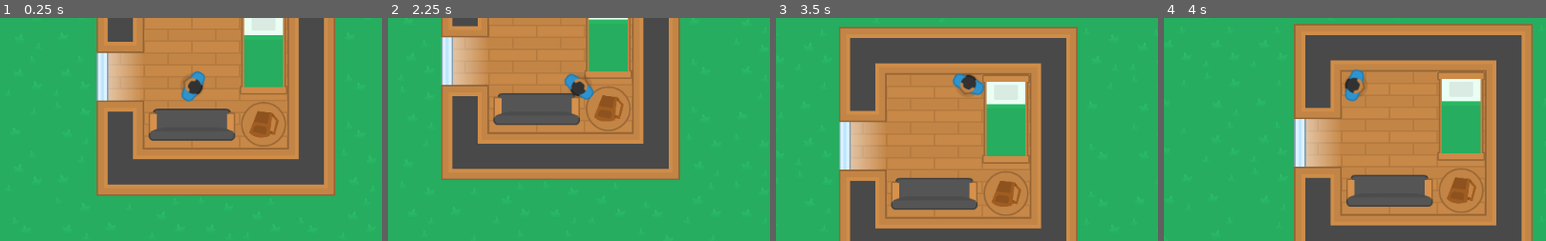
Above: before the commit, frames 1-4 (left to right).
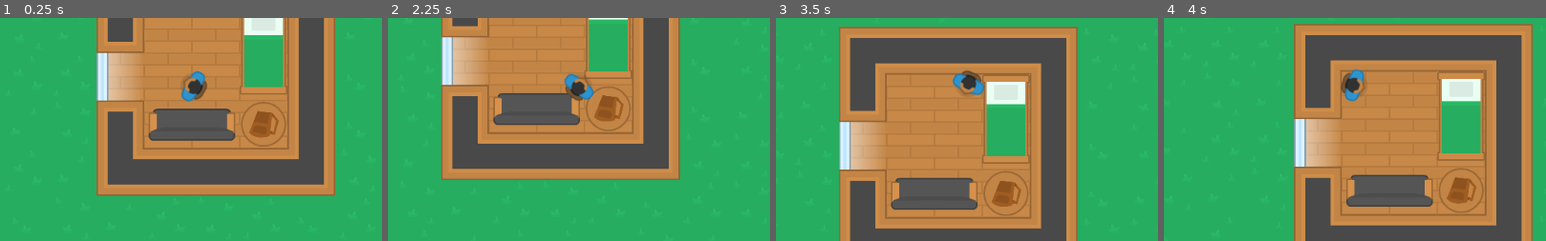
Above: after the commit, the same moments.

Repository: BrunoM24/Top-Down-Simple-Game
Game: Godot game, scene res://src/World.tscn
Same seed, same stepped clock (60 frames per second), same inputs: the game is played once before the commit and once after it.
Inputs (mouse positions are % of the whole screen's width and height, from its top left):
- Up to frame 1 (0.25 s): no input
- Up to frame 2 (2.25 s): tap Enter at 0.5, 2 s; move the mouse to (72, 45) at 0.52 s; hold D (move_right) 0.53-1.28 s; hold E (interact) 0.53-1.28 s; tap Space at 1.25 s; move the mouse to (30, 55) at 1.27 s; hold S (move_down) 1.28-2.03 s; click (30, 55) at 1.35 s; move the mouse to (60, 28) at 2.02 s; hold D (move_right) from 2.03 s (still down); hold E (interact) from 2.03 s (still down)
- Up to frame 3 (3.5 s): move the mouse to (45, 70) at 2.77 s; release D (move_right) at 2.78 s; release E (interact) at 2.78 s; hold W (move_up) from 2.78 s (still down); click (45, 70) at 2.85 s
- Up to frame 4 (4 s): move the mouse to (80, 65) at 3.52 s; release W (move_up) at 3.53 s; hold A (move_left) from 3.53 s (still down); hold E (interact) from 3.53 s (still down)
The pictures show only the part of the screen within x 25-75%, y 35-85%; the shares and areas given below are measured in that part.

The runs differ from the first frame. In frame 1, 0.1% of the frame differs, in the area x 50-55%, y 27-37%; in frame 2, 0.1%; in frame 3, 0.1%; in frame 4, 0.1%.
Error in both runs: Invalid set index 'pickable' (on base: 'Node2D') with value of type 'bool'. (res://src/player/Player.gd:81)

Commit message:
Player - Added the Backpack as a separated Sprite from the Character

Diff:
--- a/src/player/Player.tscn
+++ b/src/player/Player.tscn
@@ -1,7 +1,8 @@
-[gd_scene load_steps=6 format=2]
+[gd_scene load_steps=7 format=2]
 
 [ext_resource path="res://assets/characters/blue_shirt/manBlue_stand.png" type="Texture" id=1]
 [ext_resource path="res://src/player/Player.gd" type="Script" id=2]
+[ext_resource path="res://assets/items/backpack.png" type="Texture" id=3]
 
 [sub_resource type="CircleShape2D" id=1]
 radius = 64.0
@@ -38,10 +39,15 @@
 [node name="CollisionShape2D" type="CollisionShape2D" parent="PickableArea"]
 shape = SubResource( 1 )
 
+[node name="Backpack" type="Sprite" parent="."]
+position = Vector2( -15, 0 )
+texture = ExtResource( 3 )
+
 [node name="Sprite" type="Sprite" parent="."]
 texture = ExtResource( 1 )
 
 [node name="CollisionShape2D" type="CollisionShape2D" parent="."]
+visible = false
 position = Vector2( -1.26277, 0 )
 shape = SubResource( 2 )
 
